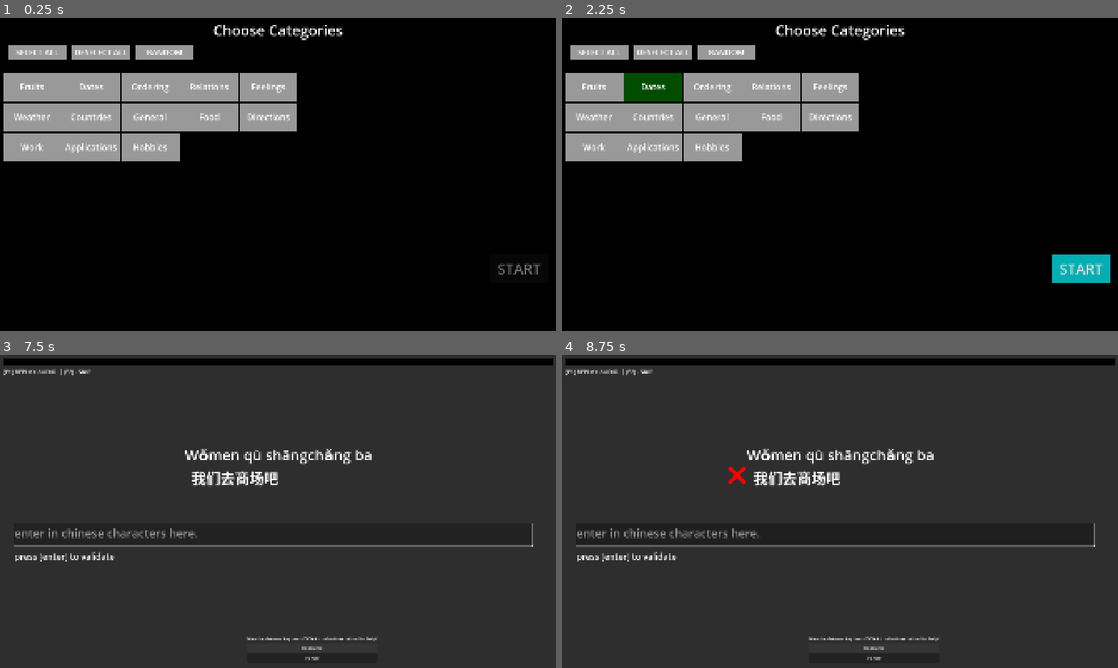
Above: before the commit, frames 1-4 (two rows, left to right).
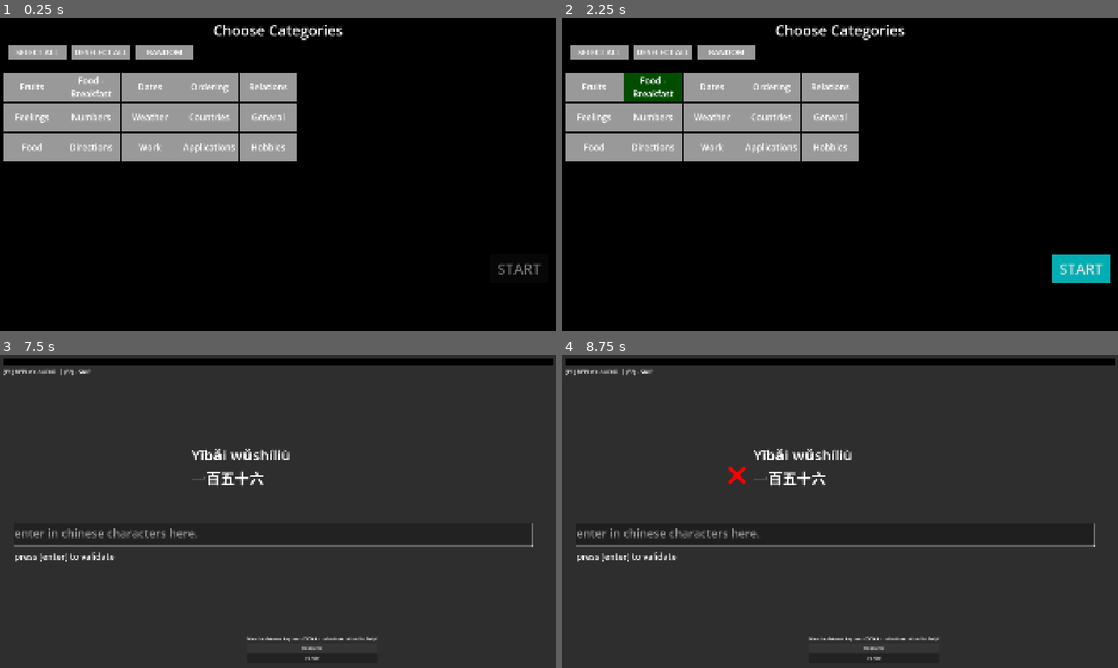
Above: after the commit, the same moments.

Repository: mathew-tran/chinese-learner
Game: Godot game, scene res://Scenes/Main.tscn
The game is run twice, just before and just after one commit, with the same random seed, the same clock (stepped at 60 frames per second) and the same inputs.
Inputs (mouse positions are in pixels of both pictures, inside the frame that each line leads up to):
- Up to frame 1 (0.25 s): no input
- Up to frame 2 (2.25 s): click (834, 196) at 0.52 s; type "Alex" at 0.6 s; click "Resource" at 1.25 s; click (650, 86) at 2 s, where only the run after the commit has a clickable "Food - Breakfast"
- Up to frame 3 (7.5 s): click (88, 455) at 2.75 s, where only the run after the commit has a clickable "Numbers"; click "START" at 3.5 s; click "Resource" at 4.25 s; click "Resource" at 5 s; tap Enter at 5.75, 6.5, 7.25 s
- Up to frame 4 (8.75 s): tap Enter at 8 s

The runs differ from the first frame. In frame 1, 2.9% of the frame differs, in the area x 2-54%, y 18-46%; in frame 2, 3.0%; in frame 3, 1.1%; in frame 4, 1.1%.
Error in both runs: Invalid access of index '0' on a base object of type: 'PackedStringArray'. (res://Scripts/Autoloads/Helper.gd:10)

Commit message:
add numbers module, also fix incorrect amount

Diff:
--- /dev/null
+++ b/Content/Modules/Module_Food-Breakfast.tres
@@ -0,0 +1,9 @@
+[gd_resource type="Resource" script_class="ModuleData" load_steps=2 format=3 uid="uid://c31empjo6i3rm"]
+
+[ext_resource type="Script" uid="uid://d3cqgtt72i0q" path="res://DataTypes/ModuleData.gd" id="1_av2ho"]
+
+[resource]
+script = ExtResource("1_av2ho")
+ModuleName = "Food - Breakfast"
+Topic = "res://Content/Topics/BreakfastFood"
+metadata/_custom_type_script = "uid://d3cqgtt72i0q"
--- /dev/null
+++ b/Content/Modules/Module_Numbers.tres
@@ -0,0 +1,9 @@
+[gd_resource type="Resource" script_class="ModuleData" load_steps=2 format=3 uid="uid://c5rg34rqnp43g"]
+
+[ext_resource type="Script" uid="uid://d3cqgtt72i0q" path="res://DataTypes/ModuleData.gd" id="1_8onc4"]
+
+[resource]
+script = ExtResource("1_8onc4")
+ModuleName = "Numbers"
+Topic = "res://Content/Topics/Numbers"
+metadata/_custom_type_script = "uid://d3cqgtt72i0q"
--- /dev/null
+++ b/Content/Topics/BreakfastFood/Sentence_Food_Congee.tres
@@ -0,0 +1,10 @@
+[gd_resource type="Resource" script_class="SentenceData" load_steps=2 format=3 uid="uid://jh8nry4a4fqb"]
+
+[ext_resource type="Script" uid="uid://clouyvwi1n3sy" path="res://DataTypes/SentenceData.gd" id="1_g8wm4"]
+
+[resource]
+script = ExtResource("1_g8wm4")
+Sentence = "粥"
+TranslatedSentence = "Congee"
+Pinyin = "Zhōu"
+metadata/_custom_type_script = "uid://clouyvwi1n3sy"
--- /dev/null
+++ b/Content/Topics/BreakfastFood/Sentence_Food_Doughstick.tres
@@ -0,0 +1,10 @@
+[gd_resource type="Resource" script_class="SentenceData" load_steps=2 format=3 uid="uid://0m481xtdrn4y"]
+
+[ext_resource type="Script" uid="uid://clouyvwi1n3sy" path="res://DataTypes/SentenceData.gd" id="1_70hxu"]
+
+[resource]
+script = ExtResource("1_70hxu")
+Sentence = "油条"
+TranslatedSentence = "Dough stick"
+Pinyin = "Yóutiáo"
+metadata/_custom_type_script = "uid://clouyvwi1n3sy"
--- /dev/null
+++ b/Content/Topics/BreakfastFood/Sentence_Food_Savory_Chinese_Crepe.tres
@@ -0,0 +1,10 @@
+[gd_resource type="Resource" script_class="SentenceData" load_steps=2 format=3 uid="uid://cbokvljn2mmou"]
+
+[ext_resource type="Script" uid="uid://clouyvwi1n3sy" path="res://DataTypes/SentenceData.gd" id="1_vybgj"]
+
+[resource]
+script = ExtResource("1_vybgj")
+Sentence = "煎饼"
+TranslatedSentence = "Savory Chinese Crepe"
+Pinyin = "Jiānbing"
+metadata/_custom_type_script = "uid://clouyvwi1n3sy"
--- /dev/null
+++ b/Content/Topics/BreakfastFood/Sentence_Food_Savory_Tofu_Pudding.tres
@@ -0,0 +1,10 @@
+[gd_resource type="Resource" script_class="SentenceData" load_steps=2 format=3 uid="uid://c5egyupfkq6o2"]
+
+[ext_resource type="Script" uid="uid://clouyvwi1n3sy" path="res://DataTypes/SentenceData.gd" id="1_gv73f"]
+
+[resource]
+script = ExtResource("1_gv73f")
+Sentence = "豆腐脑"
+TranslatedSentence = "Savory Tofu Pudding"
+Pinyin = "Dòufu nǎo"
+metadata/_custom_type_script = "uid://clouyvwi1n3sy"
--- /dev/null
+++ b/Content/Topics/BreakfastFood/Sentence_Food_Scallion_Pancake.tres
@@ -0,0 +1,10 @@
+[gd_resource type="Resource" script_class="SentenceData" load_steps=2 format=3 uid="uid://d3aj0sgg32dh7"]
+
+[ext_resource type="Script" uid="uid://clouyvwi1n3sy" path="res://DataTypes/SentenceData.gd" id="1_ays8p"]
+
+[resource]
+script = ExtResource("1_ays8p")
+Sentence = "葱油饼"
+TranslatedSentence = "Scallion Pancake"
+Pinyin = "Cōng yóubǐng"
+metadata/_custom_type_script = "uid://clouyvwi1n3sy"
--- /dev/null
+++ b/Content/Topics/BreakfastFood/Sentence_Food_Sesame_Flatbread.tres
@@ -0,0 +1,10 @@
+[gd_resource type="Resource" script_class="SentenceData" load_steps=2 format=3 uid="uid://csjmeenc31ahw"]
+
+[ext_resource type="Script" uid="uid://clouyvwi1n3sy" path="res://DataTypes/SentenceData.gd" id="1_6ghs7"]
+
+[resource]
+script = ExtResource("1_6ghs7")
+Sentence = "烧饼"
+TranslatedSentence = "Sesame flatbread"
+Pinyin = "Shāobǐng"
+metadata/_custom_type_script = "uid://clouyvwi1n3sy"
--- /dev/null
+++ b/Content/Topics/BreakfastFood/Sentence_Food_Soup_Dumpling.tres
@@ -0,0 +1,10 @@
+[gd_resource type="Resource" script_class="SentenceData" load_steps=2 format=3 uid="uid://6nb0iu72vipq"]
+
+[ext_resource type="Script" uid="uid://clouyvwi1n3sy" path="res://DataTypes/SentenceData.gd" id="1_qp4pj"]
+
+[resource]
+script = ExtResource("1_qp4pj")
+Sentence = "小笼包"
+TranslatedSentence = "Soup Dumpling"
+Pinyin = "Xiǎo lóng bāo"
+metadata/_custom_type_script = "uid://clouyvwi1n3sy"
--- /dev/null
+++ b/Content/Topics/BreakfastFood/Sentence_Food_Soymilk.tres
@@ -0,0 +1,10 @@
+[gd_resource type="Resource" script_class="SentenceData" load_steps=2 format=3 uid="uid://intmemynosjw"]
+
+[ext_resource type="Script" uid="uid://clouyvwi1n3sy" path="res://DataTypes/SentenceData.gd" id="1_6ipb0"]
+
+[resource]
+script = ExtResource("1_6ipb0")
+Sentence = "豆浆"
+TranslatedSentence = "Soy milk"
+Pinyin = "Dòujiāng"
+metadata/_custom_type_script = "uid://clouyvwi1n3sy"
--- /dev/null
+++ b/Content/Topics/BreakfastFood/Sentence_Food_Tea_Egg.tres
@@ -0,0 +1,10 @@
+[gd_resource type="Resource" script_class="SentenceData" load_steps=2 format=3 uid="uid://btrpqgrs0e47a"]
+
+[ext_resource type="Script" uid="uid://clouyvwi1n3sy" path="res://DataTypes/SentenceData.gd" id="1_5enqi"]
+
+[resource]
+script = ExtResource("1_5enqi")
+Sentence = "茶叶蛋"
+TranslatedSentence = "Tea Egg"
+Pinyin = "Cháyè dàn"
+metadata/_custom_type_script = "uid://clouyvwi1n3sy"
--- /dev/null
+++ b/Content/Topics/Numbers/Sentence_Numbers_0.tres
@@ -0,0 +1,10 @@
+[gd_resource type="Resource" script_class="SentenceData" load_steps=2 format=3 uid="uid://dmnn43eciya56"]
+
+[ext_resource type="Script" uid="uid://clouyvwi1n3sy" path="res://DataTypes/SentenceData.gd" id="1_5qox6"]
+
+[resource]
+script = ExtResource("1_5qox6")
+Sentence = "零"
+TranslatedSentence = "Zero"
+Pinyin = "Líng"
+metadata/_custom_type_script = "uid://clouyvwi1n3sy"
--- /dev/null
+++ b/Content/Topics/Numbers/Sentence_Numbers_1.tres
@@ -0,0 +1,10 @@
+[gd_resource type="Resource" script_class="SentenceData" load_steps=2 format=3 uid="uid://bx24u2li87o1i"]
+
+[ext_resource type="Script" uid="uid://clouyvwi1n3sy" path="res://DataTypes/SentenceData.gd" id="1_iplx4"]
+
+[resource]
+script = ExtResource("1_iplx4")
+Sentence = "一"
+TranslatedSentence = "One"
+Pinyin = "Yī"
+metadata/_custom_type_script = "uid://clouyvwi1n3sy"
--- /dev/null
+++ b/Content/Topics/Numbers/Sentence_Numbers_10.tres
@@ -0,0 +1,10 @@
+[gd_resource type="Resource" script_class="SentenceData" load_steps=2 format=3 uid="uid://cvu1e7l24ctcn"]
+
+[ext_resource type="Script" uid="uid://clouyvwi1n3sy" path="res://DataTypes/SentenceData.gd" id="1_g1qfk"]
+
+[resource]
+script = ExtResource("1_g1qfk")
+Sentence = "十"
+TranslatedSentence = "Ten"
+Pinyin = "Shí"
+metadata/_custom_type_script = "uid://clouyvwi1n3sy"
--- /dev/null
+++ b/Content/Topics/Numbers/Sentence_Numbers_156.tres
@@ -0,0 +1,10 @@
+[gd_resource type="Resource" script_class="SentenceData" load_steps=2 format=3 uid="uid://dl053frjv5yv0"]
+
+[ext_resource type="Script" uid="uid://clouyvwi1n3sy" path="res://DataTypes/SentenceData.gd" id="1_cyyjy"]
+
+[resource]
+script = ExtResource("1_cyyjy")
+Sentence = "一百五十六"
+TranslatedSentence = "One hundred fifty six"
+Pinyin = "Yībǎi wǔshíliù"
+metadata/_custom_type_script = "uid://clouyvwi1n3sy"
--- /dev/null
+++ b/Content/Topics/Numbers/Sentence_Numbers_2.tres
@@ -0,0 +1,10 @@
+[gd_resource type="Resource" script_class="SentenceData" load_steps=2 format=3 uid="uid://bds2exlnkikgo"]
+
+[ext_resource type="Script" uid="uid://clouyvwi1n3sy" path="res://DataTypes/SentenceData.gd" id="1_qlg57"]
+
+[resource]
+script = ExtResource("1_qlg57")
+Sentence = "二"
+TranslatedSentence = "Two"
+Pinyin = "Èr"
+metadata/_custom_type_script = "uid://clouyvwi1n3sy"
--- /dev/null
+++ b/Content/Topics/Numbers/Sentence_Numbers_2025.tres
@@ -0,0 +1,10 @@
+[gd_resource type="Resource" script_class="SentenceData" load_steps=2 format=3 uid="uid://tvywg2tyd25h"]
+
+[ext_resource type="Script" uid="uid://clouyvwi1n3sy" path="res://DataTypes/SentenceData.gd" id="1_5o15u"]
+
+[resource]
+script = ExtResource("1_5o15u")
+Sentence = "两千二十五"
+TranslatedSentence = "Two thousand twenty five"
+Pinyin = "Liǎng qiān èrshíwǔ"
+metadata/_custom_type_script = "uid://clouyvwi1n3sy"
--- /dev/null
+++ b/Content/Topics/Numbers/Sentence_Numbers_28.tres
@@ -0,0 +1,10 @@
+[gd_resource type="Resource" script_class="SentenceData" load_steps=2 format=3 uid="uid://bdlwxpmsonix0"]
+
+[ext_resource type="Script" uid="uid://clouyvwi1n3sy" path="res://DataTypes/SentenceData.gd" id="1_w4r82"]
+
+[resource]
+script = ExtResource("1_w4r82")
+Sentence = "二十八"
+TranslatedSentence = "Twenty eight"
+Pinyin = "Èrshíbā"
+metadata/_custom_type_script = "uid://clouyvwi1n3sy"
--- /dev/null
+++ b/Content/Topics/Numbers/Sentence_Numbers_3.tres
@@ -0,0 +1,10 @@
+[gd_resource type="Resource" script_class="SentenceData" load_steps=2 format=3 uid="uid://4iyijo48d17o"]
+
+[ext_resource type="Script" uid="uid://clouyvwi1n3sy" path="res://DataTypes/SentenceData.gd" id="1_etar8"]
+
+[resource]
+script = ExtResource("1_etar8")
+Sentence = "三"
+TranslatedSentence = "Three"
+Pinyin = "Sān"
+metadata/_custom_type_script = "uid://clouyvwi1n3sy"
--- /dev/null
+++ b/Content/Topics/Numbers/Sentence_Numbers_4.tres
@@ -0,0 +1,10 @@
+[gd_resource type="Resource" script_class="SentenceData" load_steps=2 format=3 uid="uid://cb7cel5alc5bv"]
+
+[ext_resource type="Script" uid="uid://clouyvwi1n3sy" path="res://DataTypes/SentenceData.gd" id="1_rsruc"]
+
+[resource]
+script = ExtResource("1_rsruc")
+Sentence = "四"
+TranslatedSentence = "Four"
+Pinyin = "Sì"
+metadata/_custom_type_script = "uid://clouyvwi1n3sy"
--- /dev/null
+++ b/Content/Topics/Numbers/Sentence_Numbers_5.tres
@@ -0,0 +1,10 @@
+[gd_resource type="Resource" script_class="SentenceData" load_steps=2 format=3 uid="uid://cwpggnlasv6te"]
+
+[ext_resource type="Script" uid="uid://clouyvwi1n3sy" path="res://DataTypes/SentenceData.gd" id="1_ckole"]
+
+[resource]
+script = ExtResource("1_ckole")
+Sentence = "五"
+TranslatedSentence = "Five"
+Pinyin = "Wǔ"
+metadata/_custom_type_script = "uid://clouyvwi1n3sy"
--- /dev/null
+++ b/Content/Topics/Numbers/Sentence_Numbers_6.tres
@@ -0,0 +1,10 @@
+[gd_resource type="Resource" script_class="SentenceData" load_steps=2 format=3 uid="uid://jqn22qnbbvrt"]
+
+[ext_resource type="Script" uid="uid://clouyvwi1n3sy" path="res://DataTypes/SentenceData.gd" id="1_oikox"]
+
+[resource]
+script = ExtResource("1_oikox")
+Sentence = "六"
+TranslatedSentence = "Six"
+Pinyin = "Liù"
+metadata/_custom_type_script = "uid://clouyvwi1n3sy"
--- /dev/null
+++ b/Content/Topics/Numbers/Sentence_Numbers_7.tres
@@ -0,0 +1,10 @@
+[gd_resource type="Resource" script_class="SentenceData" load_steps=2 format=3 uid="uid://c1hjahhgvssmj"]
+
+[ext_resource type="Script" uid="uid://clouyvwi1n3sy" path="res://DataTypes/SentenceData.gd" id="1_laf0f"]
+
+[resource]
+script = ExtResource("1_laf0f")
+Sentence = "七"
+TranslatedSentence = "Seven"
+Pinyin = "Qī"
+metadata/_custom_type_script = "uid://clouyvwi1n3sy"
--- /dev/null
+++ b/Content/Topics/Numbers/Sentence_Numbers_8.tres
@@ -0,0 +1,10 @@
+[gd_resource type="Resource" script_class="SentenceData" load_steps=2 format=3 uid="uid://dcqy06dh40vkc"]
+
+[ext_resource type="Script" uid="uid://clouyvwi1n3sy" path="res://DataTypes/SentenceData.gd" id="1_0asto"]
+
+[resource]
+script = ExtResource("1_0asto")
+Sentence = "八"
+TranslatedSentence = "Eight"
+Pinyin = "Bā"
+metadata/_custom_type_script = "uid://clouyvwi1n3sy"
--- /dev/null
+++ b/Content/Topics/Numbers/Sentence_Numbers_9.tres
@@ -0,0 +1,10 @@
+[gd_resource type="Resource" script_class="SentenceData" load_steps=2 format=3 uid="uid://c2n5jb4kivk2h"]
+
+[ext_resource type="Script" uid="uid://clouyvwi1n3sy" path="res://DataTypes/SentenceData.gd" id="1_2majb"]
+
+[resource]
+script = ExtResource("1_2majb")
+Sentence = "九"
+TranslatedSentence = "Nine"
+Pinyin = "Jiǔ"
+metadata/_custom_type_script = "uid://clouyvwi1n3sy"
--- a/Scripts/Game.gd
+++ b/Scripts/Game.gd
@@ -125,7 +125,7 @@
 	for x in AllSentences:
 		print(x)
 	AllSentences.shuffle()
-	var maxAmount = 3
+	var maxAmount = 10
 	maxAmount = clamp(len(AllSentences), len(AllSentences), maxAmount)
 	while len(AllSentences) > maxAmount:
 		AllSentences.remove_at(0)
--- a/Scripts/ResultsScreen.gd
+++ b/Scripts/ResultsScreen.gd
@@ -35,8 +35,8 @@
 	for result in results:
 		if result.HasPassed():
 			correct += 1
-
-		incorrect += result.Tries
+		else:
+			incorrect += 1
 		skips += result.Skipped
 
 	var total = str(correct) + "/" + str(len(results))
Renamed: Content/Topics/Food/Sentence_Food_Bread.tres -> Content/Topics/BreakfastFood/Sentence_Food_Bread.tres
Renamed: Content/Topics/Food/Sentence_Food_SteamedBun.tres -> Content/Topics/BreakfastFood/Sentence_Food_SteamedBun.tres
